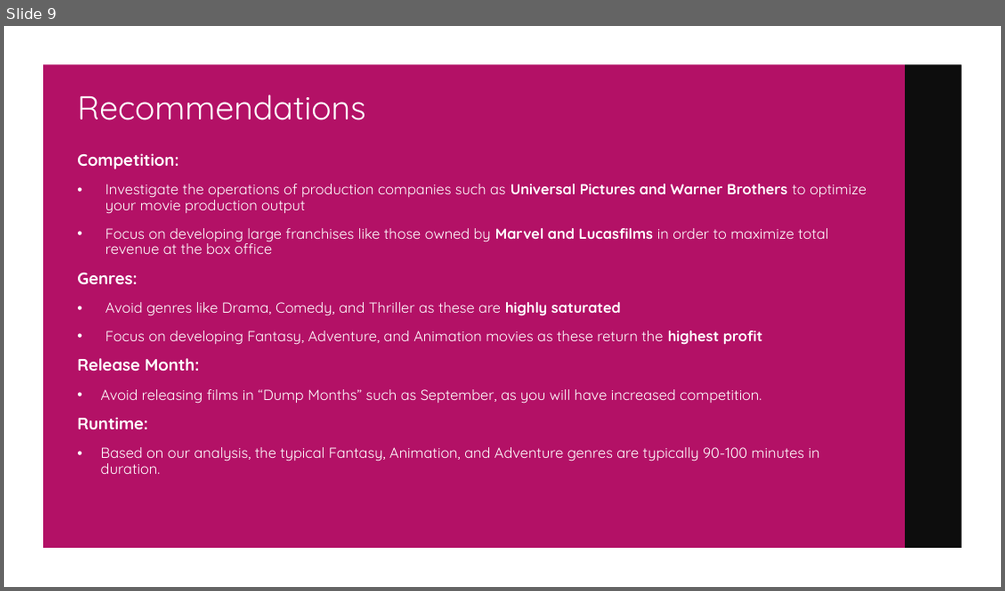
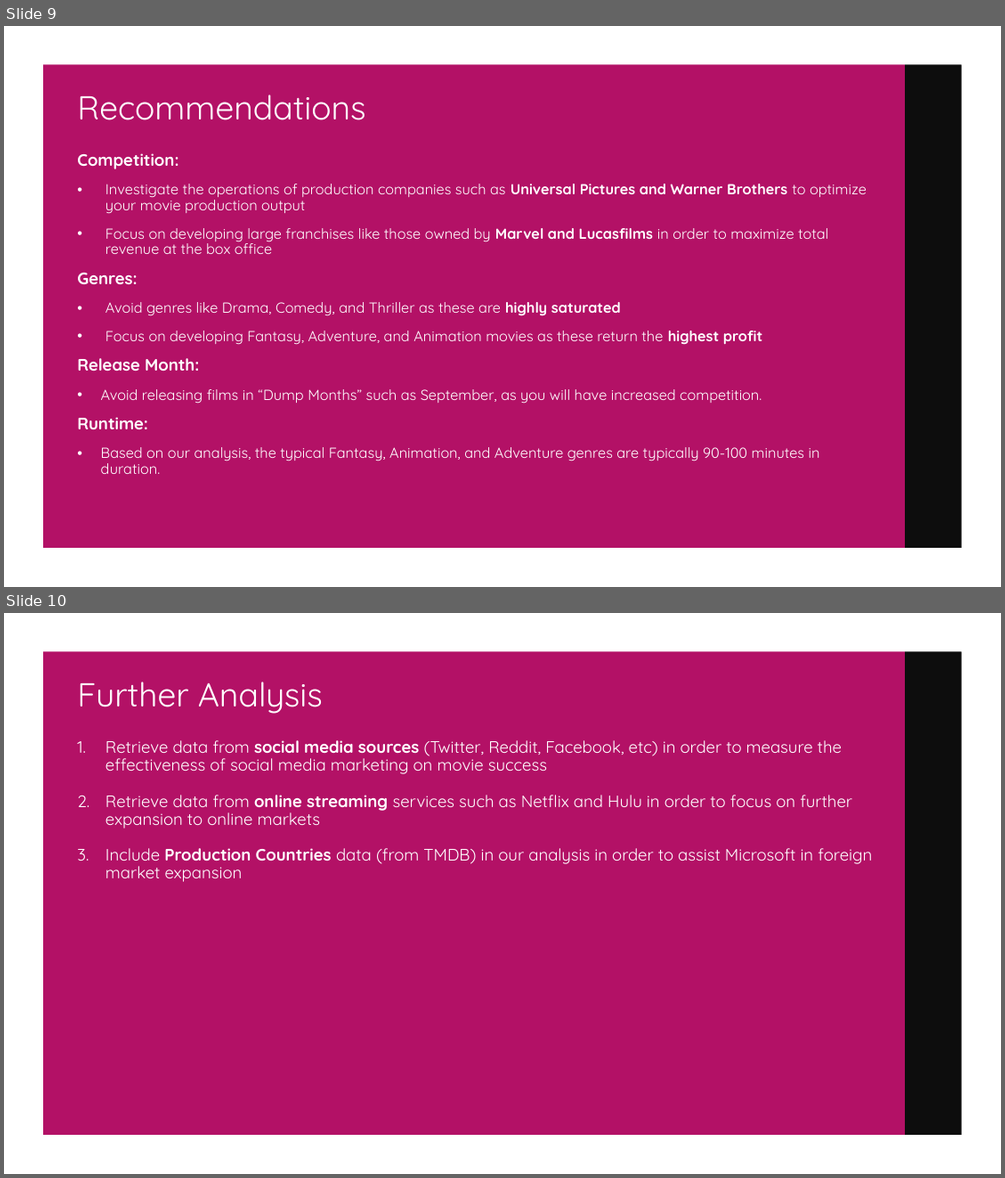
Before and after one commit to carlosiruiz/movie_market_analysis, a slide deck: Final Presentation.pptx. Shown one above the other, each under a label of ours: slide 9 before the commit, slides 9 and 10 after it. The pictures are 1005x591 and 1005x1178 pixels, drawn with LibreOffice and Linux fonts; fonts in the diff are those of the drawing; background and template pictures are left out. Boxes give left, top, right and bottom in pixels: in the first picture for what was removed or moved away, otherwise in the second. Text is boxed around its words. In the diff, an @@ line names an element or a change of style, - is before the commit and + after.

Commit message:
edited powerpoint

```diff
--- a/Final Presentation.pptx
+++ b/Final Presentation.pptx
@@ slide 10 added at [4, 613, 1001, 1174], background picture (left out); not listed: 4 template elements that a slide beside it also shows @@
@@ freeform shape added at [4, 613, 1001, 1174], fill #000000 @@
@@ rectangle added at [4, 613, 1001, 1174], fill #B31166 @@
@@ freeform shape added at [4, 613, 1001, 1174], fill #FFFFFF @@
@@ rectangle added at [858, 613, 914, 706], fill #B31166 @@
@@ rectangle added at [905, 651, 962, 1135], fill #0D0D0D @@
@@ title added at [77, 682, 323, 714], 32 pt, text #FFFFFF @@
+Further Analysis
@@ text added at [105, 740, 872, 882], 16 pt, text #FFFFFF @@
+1. Retrieve data from social media sources (Twitter, Reddit, Facebook, etc) in order to measure the effectiveness of social media marketing on movie success
+2. Retrieve data from online streaming services such as Netflix and Hulu in order to focus on further expansion to online markets
+3. Include Production Countries data (from TMDB) in our analysis in order to assist Microsoft in foreign market expansion
```
